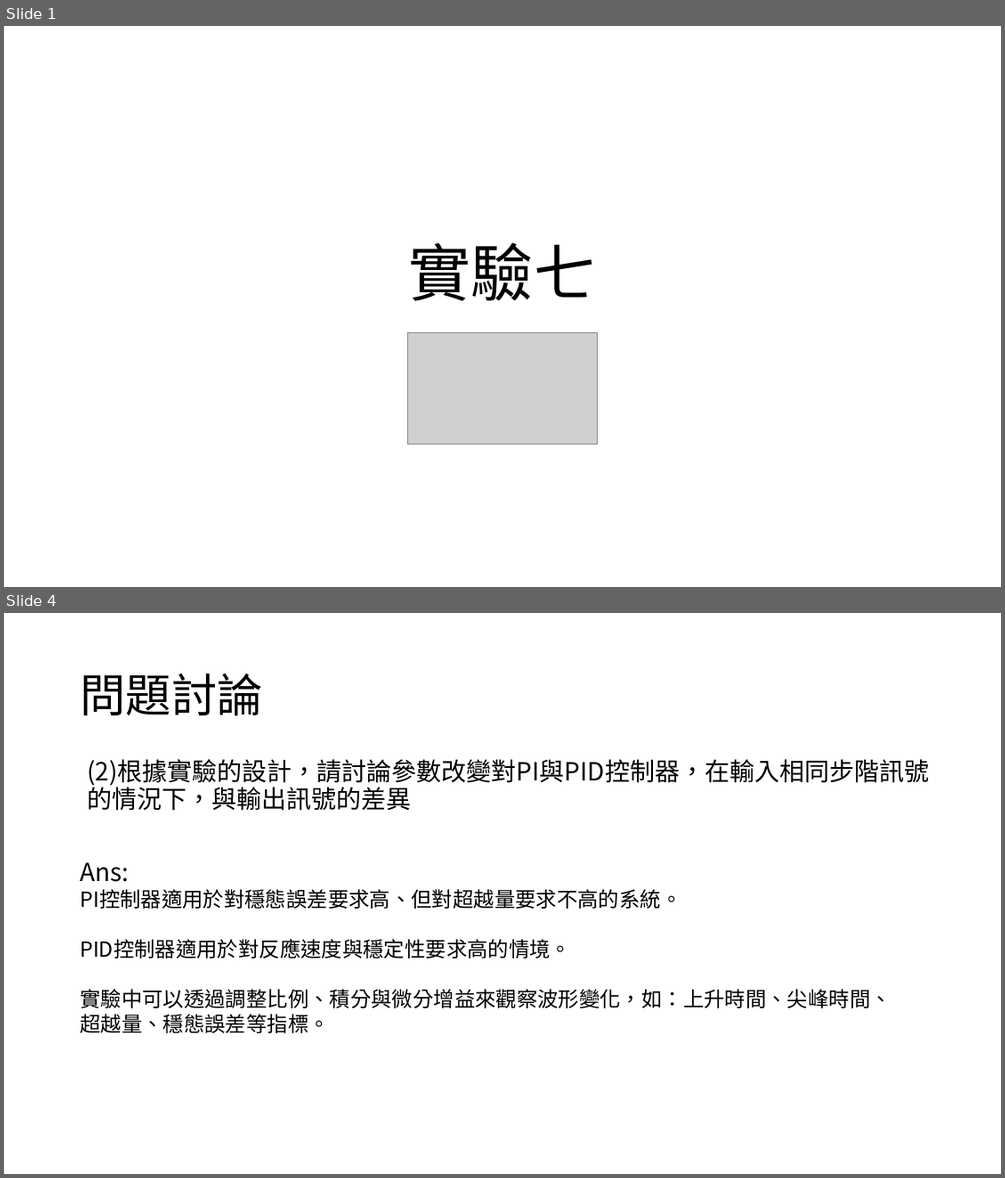
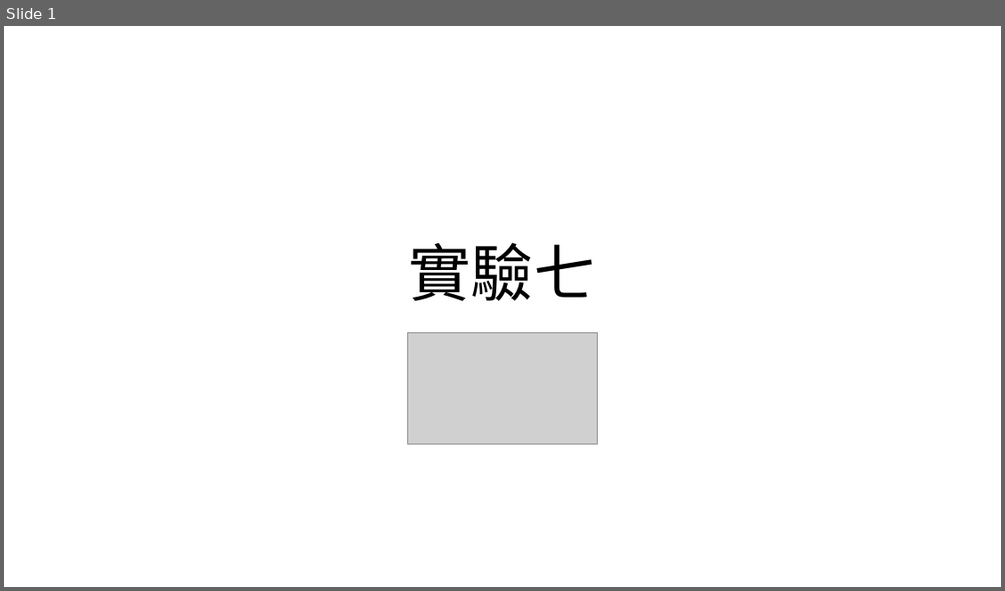
Before and after one commit to yeyi58095/control_lab, a slide deck: 實驗七/presentation/實驗七_第二組_葉彥辰_郭亮佑_蘇昱嘉.pptx. Shown one above the other, each under a label of ours: slides 1 and 4 before the commit, slide 1 after it; the slides between them are not shown. The pictures are 1005x1178 and 1005x591 pixels, drawn with LibreOffice and Linux fonts; fonts in the diff are those of the drawing; grey boxes stand for pictures. Boxes give left, top, right and bottom in pixels: in the first picture for what was removed or moved away, otherwise in the second. Text is boxed around its words. In the diff, an @@ line names an element or a change of style, - is before the commit and + after.

```diff
--- a/實驗七/presentation/實驗七_第二組_葉彥辰_郭亮佑_蘇昱嘉.pptx
+++ b/實驗七/presentation/實驗七_第二組_葉彥辰_郭亮佑_蘇昱嘉.pptx
@@ slide 4 removed at [4, 613, 1001, 1174], background #FFFFFF @@
@@ title removed at [80, 674, 262, 716] @@
-問題討論
@@ text removed at [87, 759, 929, 811] @@
-(2)根據實驗的設計，請討論參數改變對PI與PID控制器，在輸入相同步階訊號的情況下，與輸出訊號的差異
@@ text removed at [80, 862, 890, 1033] @@
-Ans:
-PI控制器適用於對穩態誤差要求高、但對超越量要求不高的系統。
-PID控制器適用於對反應速度與穩定性要求高的情境。
-實驗中可以透過調整比例、積分與微分增益來觀察波形變化，如：上升時間、尖峰時間、超越量、穩態誤差等指標。
```
Also in this commit, not shown: 2 slides changed, 5 slides added, 1 other file.
